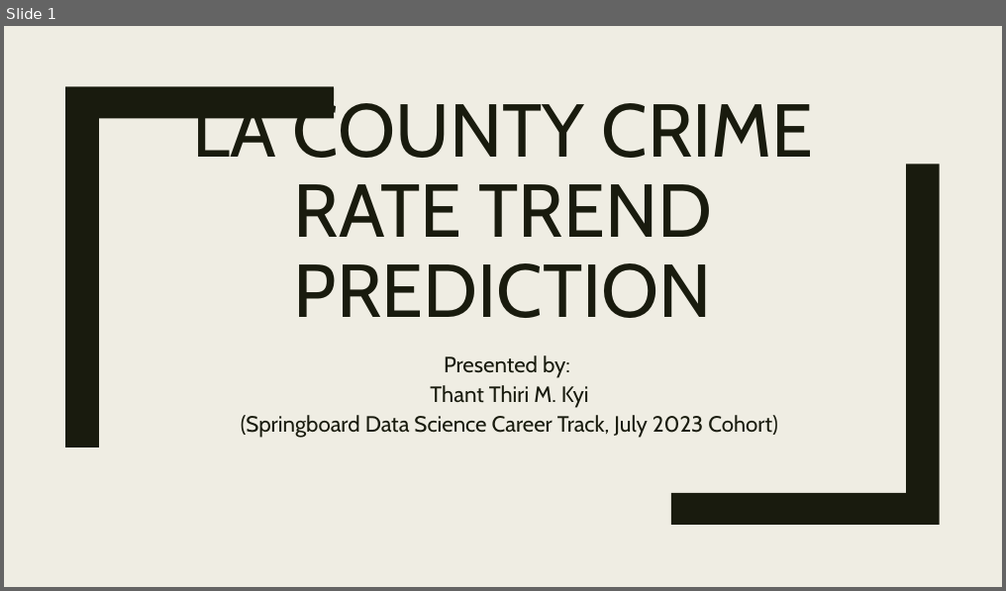
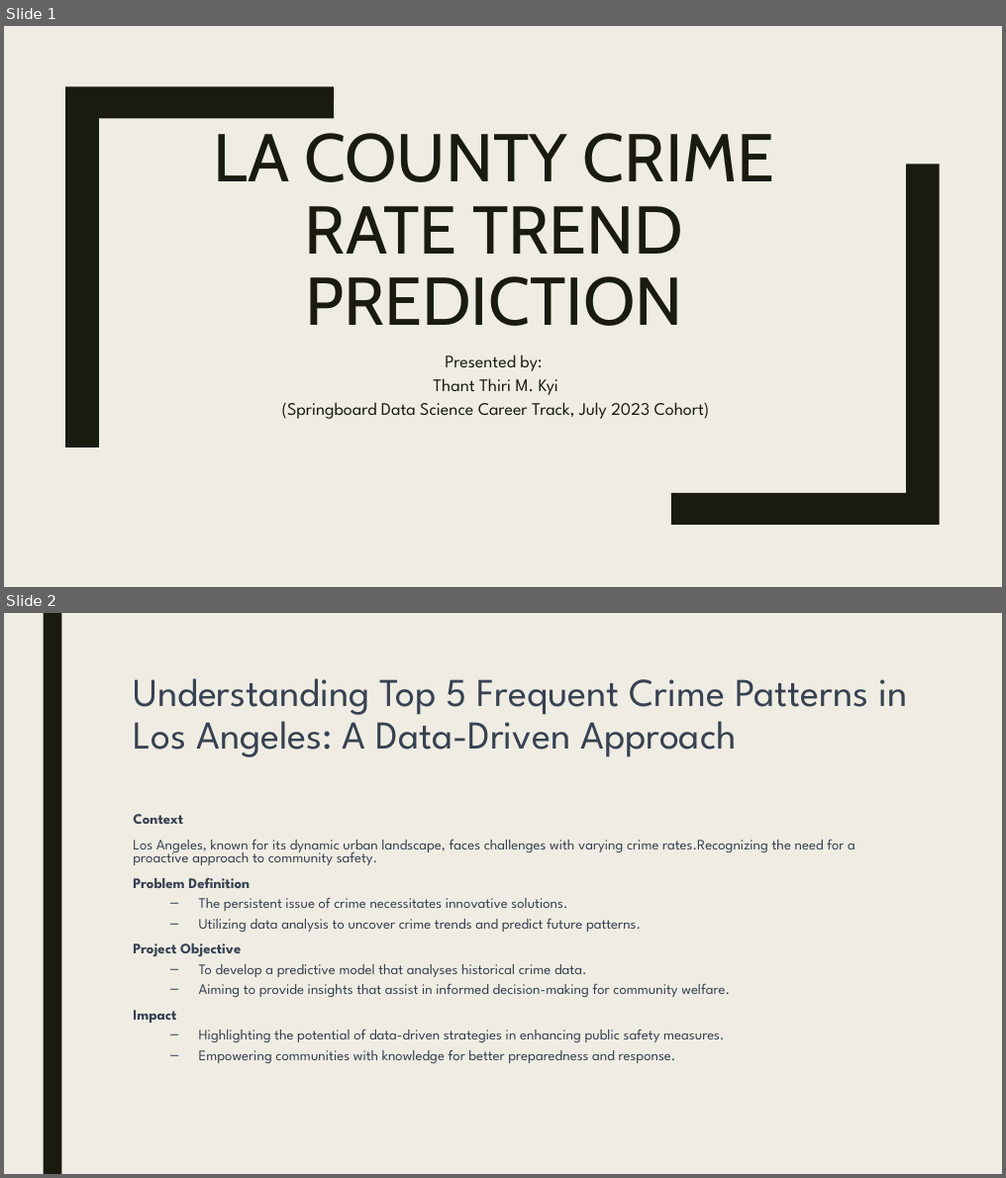
Before and after one commit to thikyi/DataScienceCapstoneTwo, a slide deck: reports/ProjectPresentation_v1.0.pptx. Shown one above the other, each under a label of ours: slide 1 before the commit, slides 1 and 2 after it. The pictures are 1006x591 and 1006x1178 pixels, drawn with LibreOffice and Linux fonts; fonts in the diff are those of the drawing. Boxes give left, top, right and bottom in pixels: in the first picture for what was removed or moved away, otherwise in the second. Text is boxed around its words. In the diff, an @@ line names an element or a change of style, - is before the commit and + after.

```diff
--- a/reports/ProjectPresentation_v1.0.pptx
+++ b/reports/ProjectPresentation_v1.0.pptx
@@ slide 2 added at <box>4,613,1002,1174</box>, background #EFEDE3 @@
@@ rectangle added at <box>43,613,61,1174</box>, fill #191B0E @@
@@ title added at <box>133,678,907,758</box>, 38 pt, text #374151 @@
+Understanding Top 5 Frequent Crime Patterns in Los Angeles: A Data-Driven Approach
@@ text added at <box>133,814,855,1063</box>, 14 pt, text #374151 @@
+Context
+Los Angeles, known for its dynamic urban landscape, faces challenges with varying crime rates.Recognizing the need for a proactive approach to community safety.
+Problem Definition
+  – The persistent issue of crime necessitates innovative solutions.
+  – Utilizing data analysis to uncover crime trends and predict future patterns.
+Project Objective
+  – To develop a predictive model that analyses historical crime data.
+  – Aiming to provide insights that assist in informed decision-making for community welfare.
+Impact
+  – Highlighting the potential of data-driven strategies in enhancing public safety measures.
+  – Empowering communities with knowledge for better preparedness and response.
@@ slide 1 changed as well @@
@@ title "LA COUNTY CRIME RATE TREND ...": place and size @@
-title "LA COUNTY CRIME RATE TREND ..." at <box>192,94,814,318</box>
+title "LA COUNTY CRIME RATE TREND ..." at <box>214,133,774,326</box>
@@ title "LA COUNTY CRIME RATE TREND ..." at <box>214,133,774,326</box>: size 72 to 65 pt @@
@@ subtitle "Presented by:": place and size @@
-subtitle "Presented by:" at <box>241,356,778,438</box>
+subtitle "Presented by:" at <box>282,355,710,419</box>
@@ subtitle "Presented by:" at <box>282,355,710,419</box>: size 21.3 to 17 pt, font Cabin to League Spartan @@
```
Also in this commit, not shown: 14 other slides added, 11 slides removed, 2 other files.
